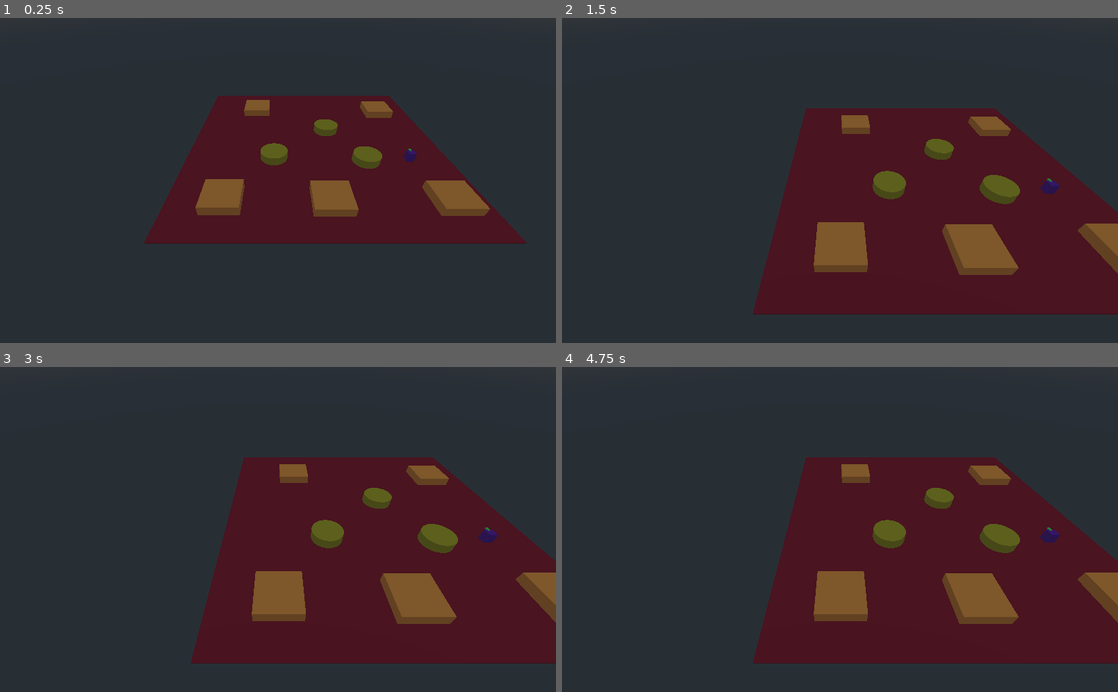
Above: before the commit, frames 1-4 (two rows, left to right).
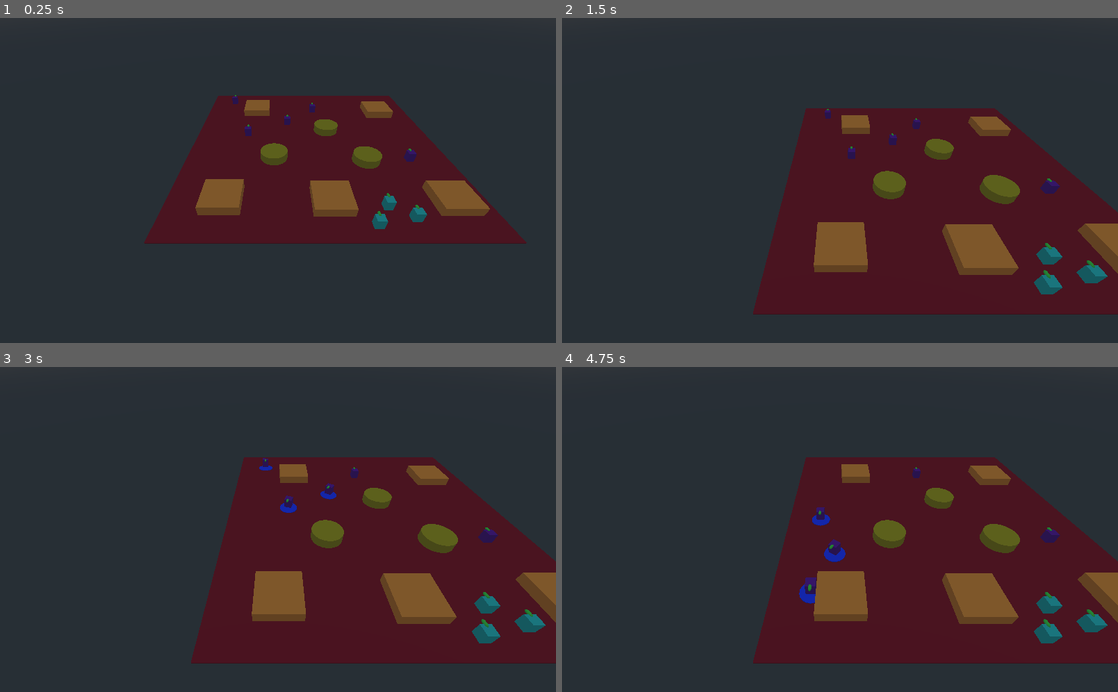
Above: after the commit, the same moments.

Repository: Ellord207/GodotShenanigans
Game: Godot game, scene res://World/TestWorld.tscn
Two runs of this game, one before a commit and one after it. Both use one fixed random seed, a clock stepped at 60 frames per second and the inputs below.
Inputs (mouse positions are in pixels of both pictures, inside the frame that each line leads up to):
- Up to frame 1 (0.25 s): no input
- Up to frame 2 (1.5 s): move the mouse to (962, 164) at 0.52 s; press the mouse at (962, 164) at 0.53 s; tap Enter at 1.25 s; move the mouse to (728, 196) at 1.27 s; release the mouse at (728, 196) at 1.28 s; right-click (728, 196) at 1.35 s
- Up to frame 3 (3 s): tap Space at 2 s; move the mouse to (333, 458) at 2.02 s; press the mouse at (333, 458) at 2.03 s; tap Enter at 2.75 s; move the mouse to (250, 594) at 2.77 s; release the mouse at (250, 594) at 2.78 s; right-click (250, 594) at 2.85 s
- Up to frame 4 (4.75 s): move the mouse to (1006, 578) at 3.52 s; press the mouse at (1006, 578) at 3.53 s; move the mouse to (673, 480) at 4.27 s; release the mouse at (673, 480) at 4.28 s; right-click (673, 480) at 4.35 s

The runs differ from the first frame. In frame 1, 0.5% of the frame differs, in the area x 41-77%, y 23-65%; in frame 2, 0.8%; in frame 3, 1.0%; in frame 4, 1.2%, in the area x 42-99%, y 30-86%.

Commit message:
added more units

Diff:
--- a/World/TestWorld.tscn
+++ b/World/TestWorld.tscn
@@ -154,3 +154,27 @@
 
 [node name="Unit" parent="Navigation" instance=ExtResource( 3 )]
 transform = Transform( 1, 0, 0, 0, 1, 0, 0, 0, 1, 16.8164, 1.90735e-06, 7.33494 )
+
+[node name="Unit2" parent="Navigation" instance=ExtResource( 3 )]
+transform = Transform( 1, 0, 0, 0, 1, 0, 0, 0, 1, -13.8509, -1.90735e-06, -1.90748 )
+
+[node name="Unit3" parent="Navigation" instance=ExtResource( 3 )]
+transform = Transform( 1, 0, 0, 0, 1, 0, 0, 0, 1, 1.08044, 5.72205e-06, -13.4077 )
+
+[node name="Unit4" parent="Navigation" instance=ExtResource( 3 )]
+transform = Transform( 1, 0, 0, 0, 1, 0, 0, 0, 1, -5.37088, 5.72205e-06, -6.66258 )
+
+[node name="Unit5" parent="Navigation" instance=ExtResource( 3 )]
+transform = Transform( 1, 0, 0, 0, 1, 0, 0, 0, 1, -18.907, 5.72205e-06, -18.453 )
+
+[node name="Unit6" parent="Navigation" instance=ExtResource( 3 )]
+transform = Transform( 1, 0, 0, 0, 1, 0, 0, 0, 1, 8.63469, 5.72205e-06, 19.2014 )
+team = 1
+
+[node name="Unit7" parent="Navigation" instance=ExtResource( 3 )]
+transform = Transform( 1, 0, 0, 0, 1, 0, 0, 0, 1, 11.8115, 5.72205e-06, 21.4682 )
+team = 1
+
+[node name="Unit8" parent="Navigation" instance=ExtResource( 3 )]
+transform = Transform( 1, 0, 0, 0, 1, 0, 0, 0, 1, 6.17193, 5.72205e-06, 22.6438 )
+team = 1
